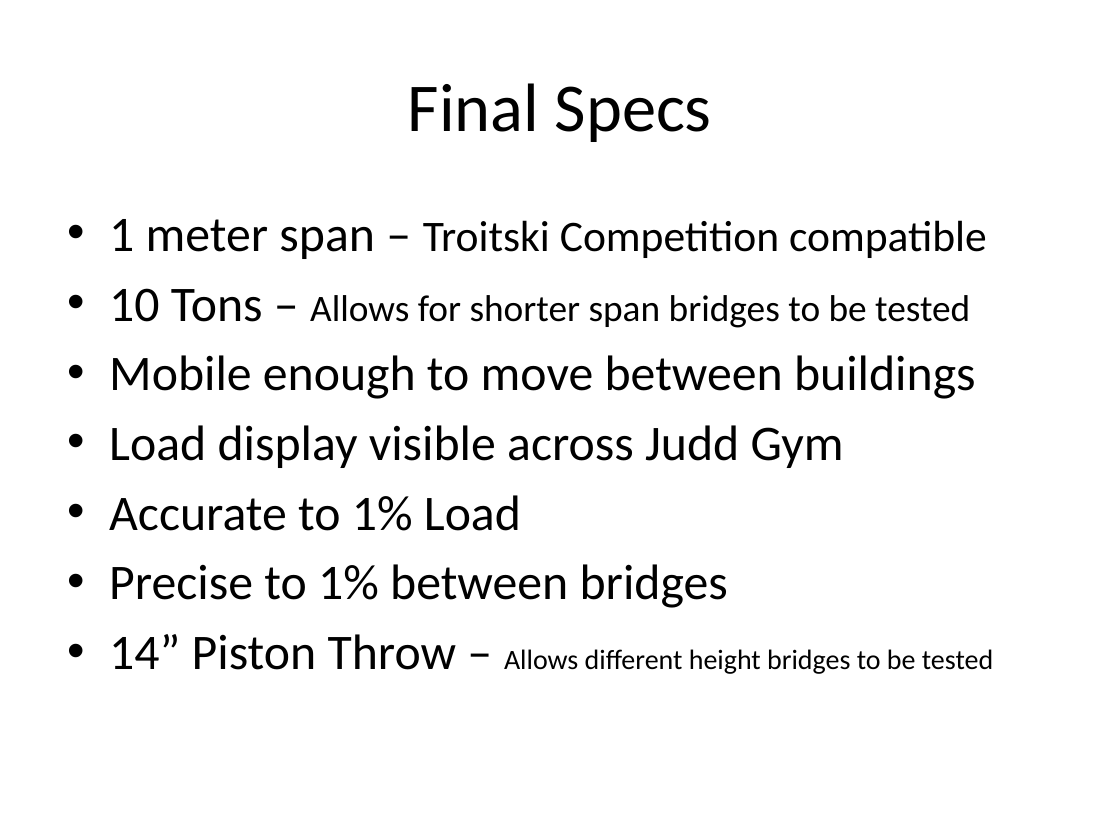
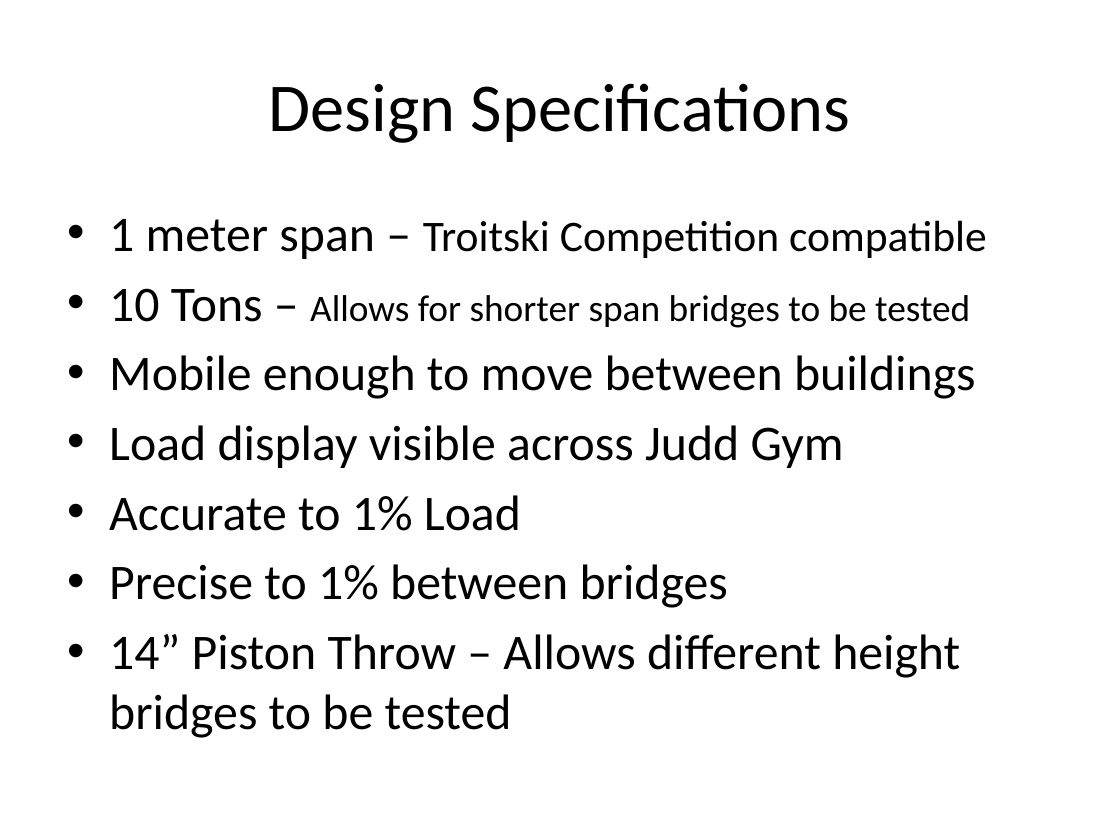
Before and after one commit to TheBengineer/Bridge-Tester, a slide deck: slide 5 of Presentations/March 24, 2014/Bridge Tester.pptx (slide 4 before the commit). Drawn at 1120x840 pixels with LibreOffice and Linux fonts; fonts in the diff are those of the drawing. Boxes give left, top, right and bottom in pixels: in the first picture for what was removed or moved away, otherwise in the second. Text is boxed around its words. In the diff, an @@ line names an element or a change of style, - is before the commit and + after.

```diff
--- a/Presentations/March 24, 2014/Bridge Tester.pptx
+++ b/Presentations/March 24, 2014/Bridge Tester.pptx
@@ title at (x1=269, y1=83, x2=851, y2=143): text changed @@
-Final Specs
+Design Specifications
@@ text at (x1=109, y1=634, x2=960, y2=738): size 18 to 32 pt in "Allows different height bridges to be tested"; more space between paragraphs @@
```
Also in this commit, not shown: 5 other slides changed, 1 slide added, 1 slide removed.
